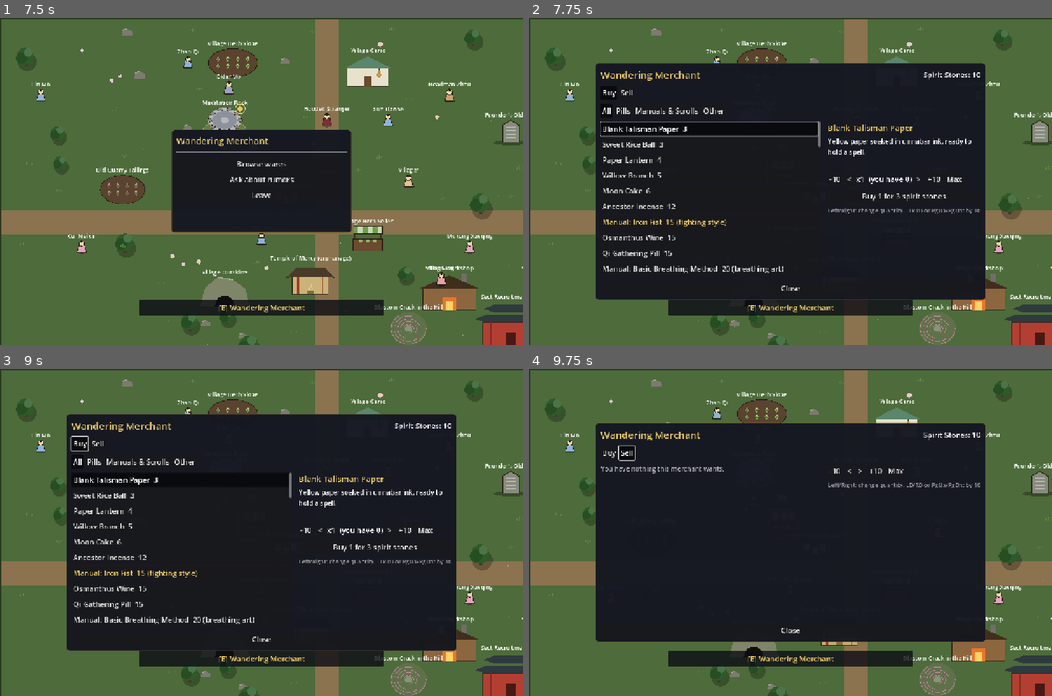
Above: before the commit, frames 1-4 (two rows, left to right).
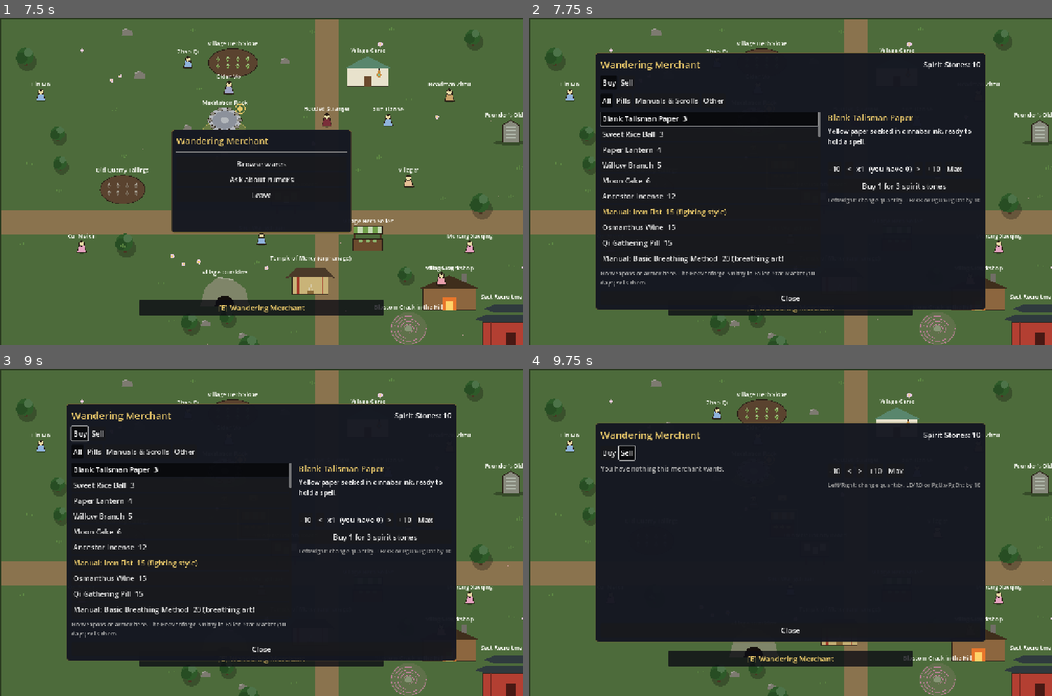
Above: after the commit, the same moments.

Repository: samridghimire/cultivation-game
Game: Godot game, scene res://src/ui/main_menu.tscn
Same seed, same stepped clock (60 frames per second), same inputs: the game is played once before the commit and once after it.
Inputs (mouse positions are in pixels of both pictures, inside the frame that each line leads up to):
- Up to frame 1 (7.5 s): click "New Game" at 0.5 s; click "Begin" at 1.25 s; click "Reach for it." at 2 s; click "Protect those who cannot prot…" at 2.75 s; click "What are you?" at 3.5 s; click "Why me?" at 4.25 s; click "What are you?" at 5 s; click "..." at 5.75 s; click "Set out." at 6.5 s; tap Enter (ui_accept) at 7.25 s; move the mouse to (376, 165) at 7.27 s; hold D (move_right) from 7.28 s (still down); hold E (interact) from 7.28 s (still down); click (376, 165) at 7.42 s
- Up to frame 2 (7.75 s): keep holding D (move_right); keep holding E (interact); tap Enter (ui_accept) at 7.52 s
- Up to frame 3 (9 s): release D (move_right) at 8 s; release E (interact) at 8 s; click "All" at 8 s; click "Buy" at 8.75 s
- Up to frame 4 (9.75 s): click "Sell" at 9.5 s

Frame 1 is identical in both runs. In frame 2, 9.6% of the frame differs, in the area x 12-88%, y 10-90%; in frame 3, 9.3%; in frame 4, nothing differs.

Commit message:
[WU-260] The shop says where gear is when it sells none
Guidance.gear_elsewhere_line names the nearest merchant selling weapons/armor; the Buy tab shows it as a dim wrapped label under the list (not focusable). Screenshot shop_gear_elsewhere fits at 1280x800 and 1280x720.

Follow-ups: none.

Co-Authored-By: Claude Sonnet 5.5 <noreply@anthropic.com>
Claude-Session: https://claude.ai/code/session_01MxjHr5Keq6iKbSWvKqEGg1

Diff:
--- a/src/core/systems/guidance.gd
+++ b/src/core/systems/guidance.gd
@@ -402,6 +402,25 @@
 	return text
 
 
+## WU-260: "No weapons or armor here. The <Merchant> in <Region> (<duration>) sells them." when no merchant in
+## `region_id` sells equipment and one within reach does; "" otherwise.
+static func gear_elsewhere_line(c: CharacterData, data: GameData, region_id: String) -> String:
+	var pick := func(r: String) -> String:
+		for p: Dictionary in data.regions.get(r, {}).get("places", []):
+			if String(p.get("type", "")) != "merchant":
+				continue
+			for item_id: String in data.items:
+				if Equipment.slot_of(data, item_id) != "" and Items.merchant_sells(data, data.items[item_id], p.get("stock_tags", []), int(p.get("max_price", 0))):
+					return String(p.get("display_name", "merchant"))
+		return ""
+	if pick.call(region_id) != "":
+		return ""
+	var far := nearest_selling(c, data, region_id, pick)
+	if far.is_empty():
+		return ""
+	return "No weapons or armor here. The %s in %s (%s) sells them." % [far["result"], far["region_name"], Calendar.format_duration(int(far["days"]))]
+
+
 ## WU-253: one "<Merchant>: <goods>" line per merchant place in `region_id`.
 static func market_lines(data: GameData, region_id: String) -> PackedStringArray:
 	var out: PackedStringArray = []
--- a/src/ui/shop_screen.gd
+++ b/src/ui/shop_screen.gd
@@ -23,6 +23,7 @@
 var _quantity_label: Label
 var _trade_button: Button
 var _hint_label: Label
+var _gear_note: Label
 var _close_button: Button
 var _max_price := 0
 var _stock_tags: Array = []
@@ -92,7 +93,15 @@
 	var scroll := ScrollContainer.new()
 	scroll.custom_minimum_size = Vector2(LIST_WIDTH, 380)
 	scroll.horizontal_scroll_mode = ScrollContainer.SCROLL_MODE_DISABLED
-	columns.add_child(scroll)
+	var left := VBoxContainer.new()
+	left.add_theme_constant_override("separation", 6)
+	columns.add_child(left)
+	left.add_child(scroll)
+	_gear_note = _wrapped(UIStyle.label("", 14, Color(0.7, 0.7, 0.7)))
+	_gear_note.name = "GearNote"
+	_gear_note.custom_minimum_size.x = LIST_WIDTH
+	_gear_note.visible = false
+	left.add_child(_gear_note)
 	_list = VBoxContainer.new()
 	_list.size_flags_horizontal = Control.SIZE_EXPAND_FILL
 	scroll.add_child(_list)
@@ -432,6 +441,9 @@
 		b.focus_entered.connect(_select.bind(item_id))
 		b.gui_input.connect(_on_item_input)
 		_list.add_child(b)
+	var gear_line := "" if _selling else Guidance.gear_elsewhere_line(p, data, GameState.current_region)
+	_gear_note.text = gear_line
+	_gear_note.visible = gear_line != ""
 	_show_details()
 
 
--- a/tests/sim/screenshot_screens.gd
+++ b/tests/sim/screenshot_screens.gd
@@ -1050,6 +1050,11 @@
 	shots.append({"name": "shop_smithy_upgrade", "open": func() -> void:
 		gs.current_region = "fallen_star_market"
 		shop.open("Heavenforge Smithy", 0, ["equipment", "ore", "smithing"])
+		shop._set_category("All"), "close": shop.close})
+	# WU-260: a Qingshi merchant that sells no gear points at the smithy.
+	shots.append({"name": "shop_gear_elsewhere", "open": func() -> void:
+		gs.current_region = "qingshi_village"
+		shop.open("Wandering Merchant", 0, ["herb", "ore"])
 		shop._set_category("All"), "close": shop.close})
 
 
--- a/tests/unit/test_guidance.gd
+++ b/tests/unit/test_guidance.gd
@@ -2682,3 +2682,13 @@
 	Guidance._fair_fight_entries(out2, listed, c, data(), "qingshi_village")
 	assert_eq(out2.size(), 1)
 	assert_eq(out2[0]["text"], "Fight a boar")
+
+
+func test_gear_elsewhere_line_names_nearest_gear_seller() -> void:
+	var c := _fresh()
+	var line := Guidance.gear_elsewhere_line(c, data(), "qingshi_village")
+	assert_true(line.begins_with("No weapons or armor here."), line)
+	assert_true(line.contains("Heavenforge Smithy"), line)
+	assert_true(line.contains("Fallen Star Market"), line)
+	assert_true(line.contains("10 days"), line)
+	assert_eq(Guidance.gear_elsewhere_line(c, data(), "fallen_star_market"), "")
--- a/tests/unit/test_shop_screen.gd
+++ b/tests/unit/test_shop_screen.gd
@@ -377,3 +377,25 @@
 		screen.close()
 		screen.free()
 	gs.end_session()
+
+
+func test_buy_tab_says_where_gear_is_when_region_sells_none() -> void:
+	var root := (Engine.get_main_loop() as SceneTree).root
+	var gs := root.get_node("GameState")
+	gs.start_session(new_character())
+	var screen := ShopScreen.new()
+	root.add_child(screen)
+	gs.current_region = "qingshi_village"
+	screen.open("Herb Stall", 0, ["herb"])
+	var note: Label = screen._gear_note
+	assert_true(note.visible)
+	assert_true(note.text.contains("Heavenforge Smithy"), note.text)
+	assert_eq(note.focus_mode, Control.FOCUS_NONE)
+	screen._set_tab(true)
+	assert_false(screen._gear_note.visible)
+	gs.current_region = "fallen_star_market"
+	screen.open("Heavenforge Smithy", 0, ["equipment", "ore", "smithing"])
+	assert_false(screen._gear_note.visible)
+	screen.close()
+	screen.free()
+	gs.end_session()
